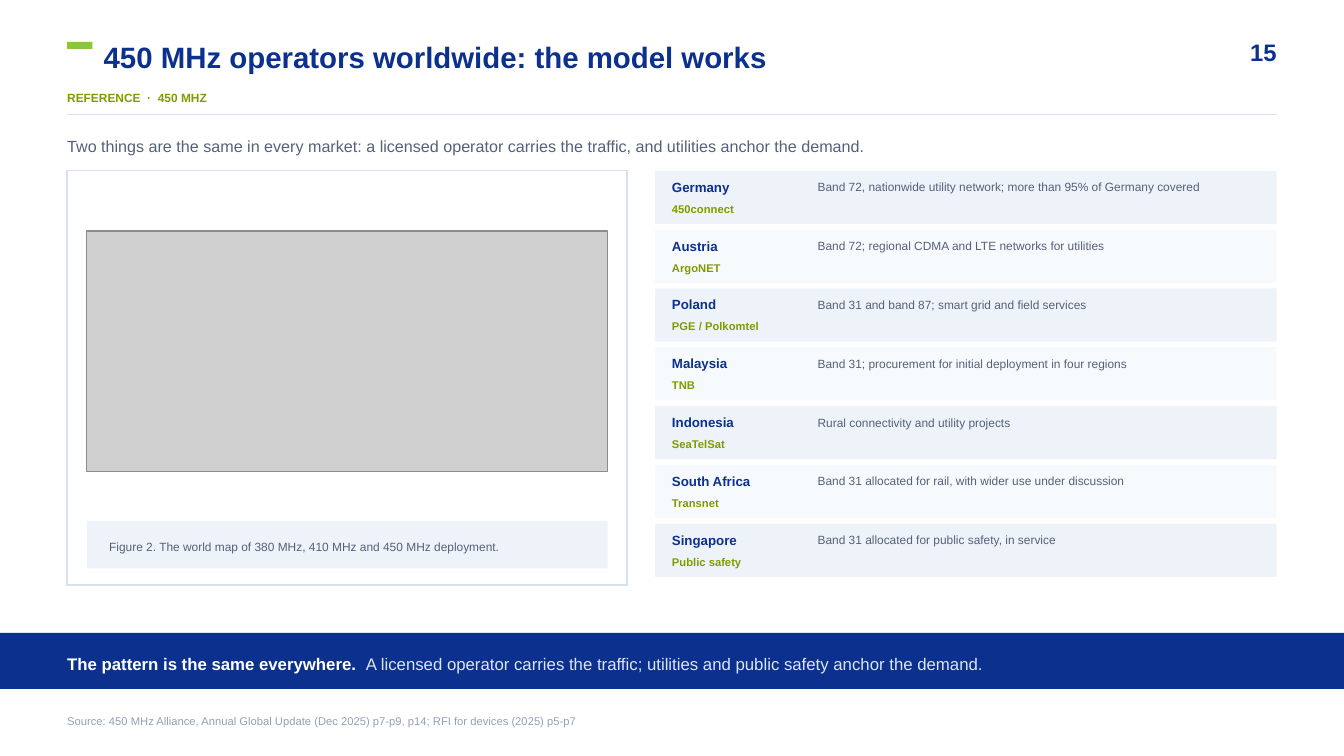
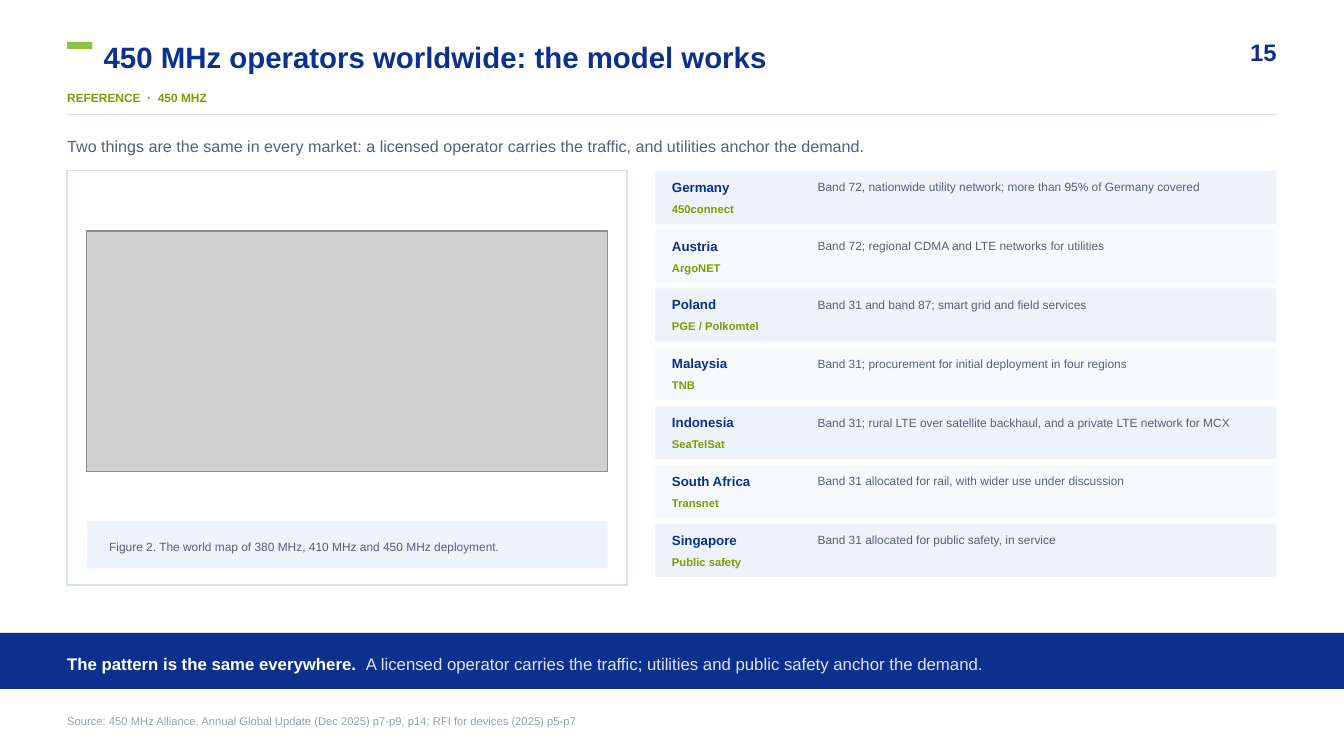
Before and after one commit to mearneste4-max/Philippines-450M, a slide deck: slide 15 of 01_交付物/菲律宾450M方案_v7.pptx. Drawn at 1344x756 pixels with LibreOffice and Linux fonts; fonts in the diff are those of the drawing; grey boxes stand for pictures. Boxes give left, top, right and bottom in pixels: in the first picture for what was removed or moved away, otherwise in the second. Text is boxed around its words. In the diff, an @@ line names an element or a change of style, - is before the commit and + after.

```diff
--- a/01_交付物/菲律宾450M方案_v7.pptx
+++ b/01_交付物/菲律宾450M方案_v7.pptx
@@ text at [818, 418, 1229, 429]: text changed @@
-Rural connectivity and utility projects
+Band 31; rural LTE over satellite backhaul, and a private LTE network for MCX
```
Also in this commit, not shown: 14 other slides changed, 40 other files.
